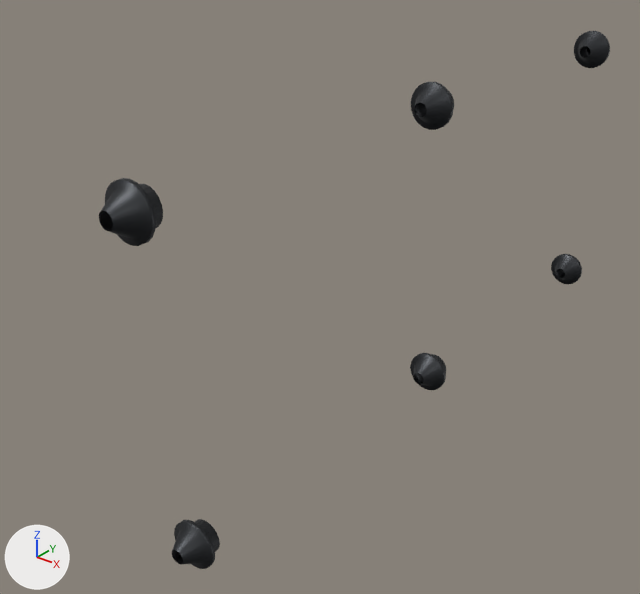
What one commit did to the glTF model public/parts/rocker-shaft-nuts-left.glb.
Rendered twice from a camera (50 mm lens) standing at (-163.0, -190.0, 112.0) and looking at (-332.0, 21.0, -19.0). Arrows for +X, +Y and +Z are at lower left; the lights stay in place. The picture after the commit comes second.

The older version as bpy lines, for what is in view:
```python
ob_mesh_0 = bpy.data.objects.new('Mesh_0', me_mesh_0)
ob_mesh_0.parent = ob_rocker_shaft_nuts_left_inst0
ob_mesh_0.location = (-304.0, -78.55, 46.76)
ob_mesh_0.rotation_euler = (-1.571, 0.0, 0.0)  # degrees (-90, 0, 0)
ob_mesh_0.scale = (7.2, 7.2, 7.2)
ob_mesh_0_001 = bpy.data.objects.new('Mesh_0.001', me_mesh_0)
ob_mesh_0_001.parent = ob_rocker_shaft_nuts_left_inst0
ob_mesh_0_001.location = (-308.1, -64.55, -54.4)
ob_mesh_0_001.rotation_euler = (-1.571, 0.0, 0.0)  # degrees (-90, 0, 0)
ob_mesh_0_001.scale = (7.2, 7.2, 7.2)
ob_mesh_0_002 = bpy.data.objects.new('Mesh_0.002', me_mesh_0)
ob_mesh_0_002.parent = ob_rocker_shaft_nuts_left_inst0
ob_mesh_0_002.location = (-304.0, 39.45, 46.76)
ob_mesh_0_002.rotation_euler = (-1.571, 0.0, 0.0)  # degrees (-90, 0, 0)
ob_mesh_0_002.scale = (7.2, 7.2, 7.2)
ob_mesh_0_003 = bpy.data.objects.new('Mesh_0.003', me_mesh_0)
ob_mesh_0_003.parent = ob_rocker_shaft_nuts_left_inst0
ob_mesh_0_003.location = (-308.1, 53.45, -54.4)
ob_mesh_0_003.rotation_euler = (-1.571, 0.0, 0.0)  # degrees (-90, 0, 0)
ob_mesh_0_003.scale = (7.2, 7.2, 7.2)
ob_mesh_0_004 = bpy.data.objects.new('Mesh_0.004', me_mesh_0)
ob_mesh_0_004.parent = ob_rocker_shaft_nuts_left_inst0
ob_mesh_0_004.location = (-304.0, 157.4, 46.76)
ob_mesh_0_004.rotation_euler = (-1.571, 0.0, 0.0)  # degrees (-90, 0, 0)
ob_mesh_0_004.scale = (7.2, 7.2, 7.2)
ob_mesh_0_005 = bpy.data.objects.new('Mesh_0.005', me_mesh_0)
ob_mesh_0_005.parent = ob_rocker_shaft_nuts_left_inst0
ob_mesh_0_005.location = (-308.1, 171.4, -54.4)
ob_mesh_0_005.rotation_euler = (-1.571, 0.0, 0.0)  # degrees (-90, 0, 0)
ob_mesh_0_005.scale = (7.2, 7.2, 7.2)
```
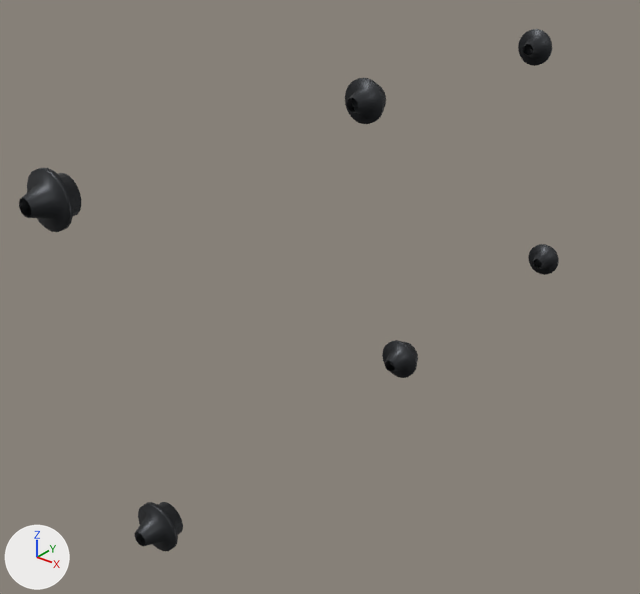
Where the change shows, as pixel boxes [x1, y1, x2, y2] in the pictures (640 x 594 px):
'Mesh_0', moved
    before: [99, 178, 163, 246]
    after: [19, 168, 81, 232]
'Mesh_0.001', moved
    before: [172, 519, 220, 569]
    after: [134, 502, 183, 551]
'Mesh_0.002', moved
    before: [411, 82, 454, 130]
    after: [345, 78, 386, 124]
'Mesh_0.004', moved
    before: [574, 31, 610, 68]
    after: [518, 29, 552, 66]
'Mesh_0.003', moved
    before: [410, 353, 446, 390]
    after: [382, 340, 418, 378]
'Mesh_0.005', moved
    before: [551, 254, 582, 284]
    after: [528, 244, 559, 275]

What changed in the scene script:
```text
Change ob_mesh_0:
    ob_mesh_0.location: (-304.0, -78.55, 46.76) -> (-326.4, -82.55, 45.62)
Change ob_mesh_0_001:
    ob_mesh_0_001.location: (-308.1, -64.55, -54.4) -> (-318.0, -68.55, -50.94)
Change ob_mesh_0_002:
    ob_mesh_0_002.location: (-304.0, 39.45, 46.76) -> (-326.4, 35.45, 45.62)
Change ob_mesh_0_003:
    ob_mesh_0_003.location: (-308.1, 53.45, -54.4) -> (-318.0, 49.45, -50.94)
Change ob_mesh_0_004:
    ob_mesh_0_004.location: (-304.0, 157.4, 46.76) -> (-326.4, 153.4, 45.62)
Change ob_mesh_0_005:
    ob_mesh_0_005.location: (-308.1, 171.4, -54.4) -> (-318.0, 167.4, -50.94)
```
